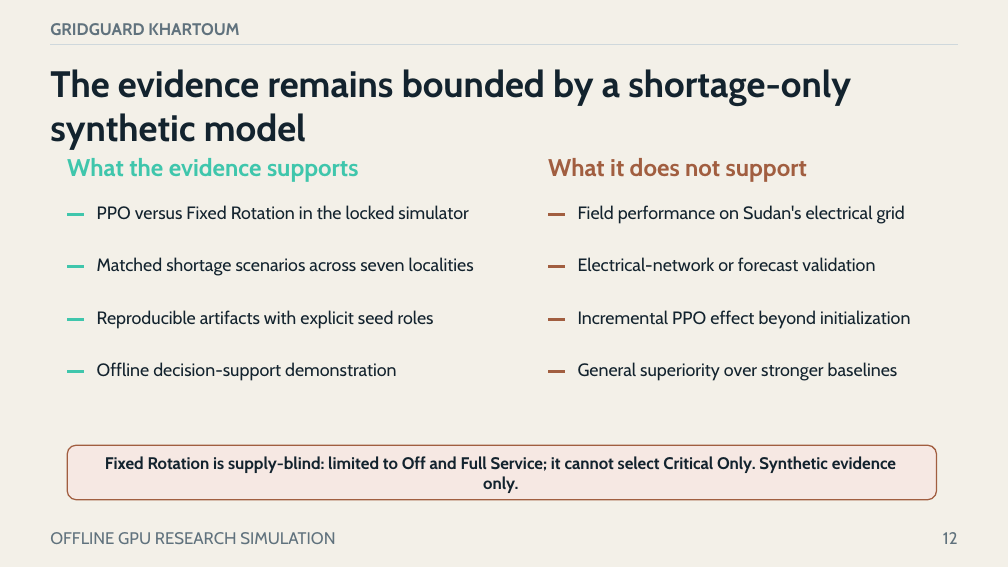
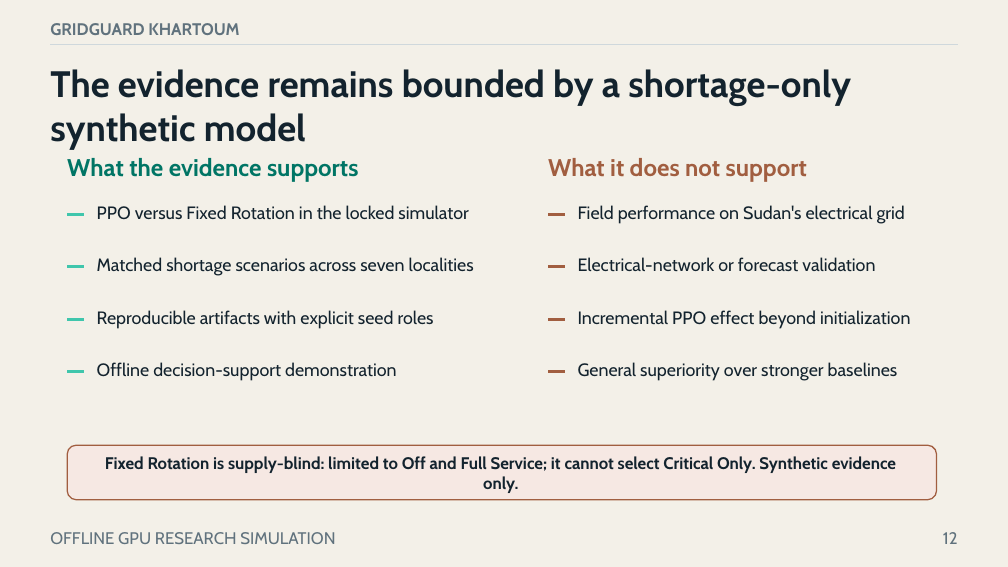
Before and after one commit to boomout2012-afk/gridguard-khartoum, a slide deck: slide 12 of output/presentation/gridguard-khartoum-defense.pptx. Drawn at 1008x567 pixels with LibreOffice and Linux fonts; fonts in the diff are those of the drawing. Boxes give left, top, right and bottom in pixels: in the first picture for what was removed or moved away, otherwise in the second. Text is boxed around its words. In the diff, an @@ line names an element or a change of style, - is before the commit and + after.

```diff
--- a/output/presentation/gridguard-khartoum-defense.pptx
+++ b/output/presentation/gridguard-khartoum-defense.pptx
@@ text "What the evidence supports" at (x1=67, y1=158, x2=358, y2=182): text colour #3FC6AC to #007565 @@
```
Also in this commit, not shown: 6 other slides changed, 24 other files.
